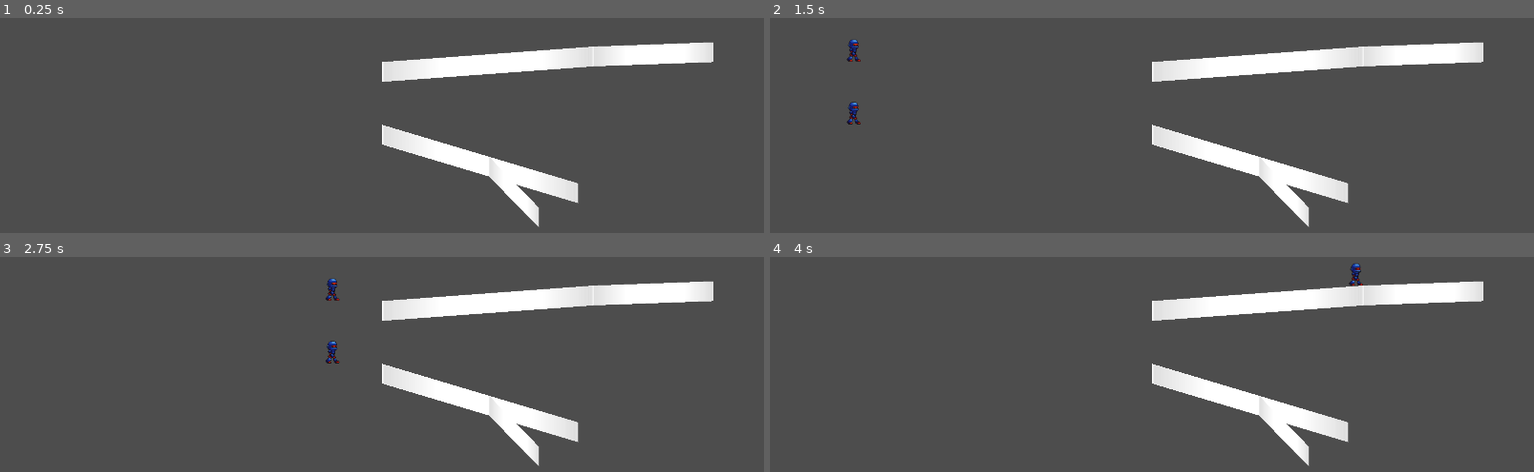
Above: before the commit, frames 1-4 (two rows, left to right).
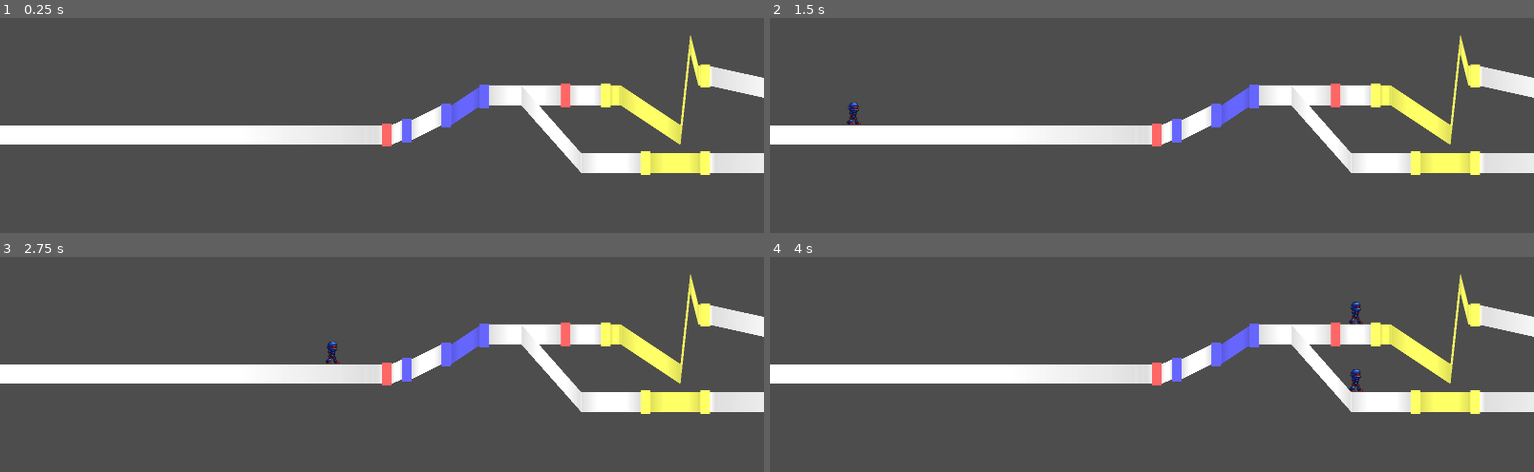
Above: after the commit, the same moments.

Repository: junu192857/Vexatonic-dash-2
Game: Godot game, scene res://Scenes/RhythmScene.tscn
Two runs of this game, one before a commit and one after it. Both use one fixed random seed, a clock stepped at 60 frames per second and the inputs below. Sound files missing from this copy of the repository are replaced by a short silence.
Inputs (mouse positions are in pixels of both pictures, inside the frame that each line leads up to):
- Up to frame 1 (0.25 s): no input
- Up to frame 2 (1.5 s): tap Enter at 0.5 s; move the mouse to (1320, 112) at 0.52 s; hold A (a) 0.53-1.25 s; click (1320, 112) at 0.67 s; tap D (d) at 0.8 s; tap Space at 1.25 s; drag from (999, 155) to (1113, 220) at 1.27 s
- Up to frame 3 (2.75 s): move the mouse to (458, 280) at 2.02 s; hold L (l) from 2.03 s (still down); click (458, 280) at 2.17 s; tap S (s) at 2.3 s
- Up to frame 4 (4 s): release L (l) at 2.75 s; drag from (1113, 459) to (922, 310) at 2.77 s; move the mouse to (1381, 437) at 3.52 s; hold A (a) from 3.53 s (still down); click (1381, 437) at 3.67 s; tap D (d) at 3.8 s

The runs differ from the first frame. In frame 1, 19% of the frame differs, in the area x 0-100%, y 7-98%; in frame 2, 19%; in frame 3, 19%; in frame 4, 19%, in the area x 0-100%, y 3-98%.

Commit message:
이분모함??

Diff:
--- a/vexatonic-dash-2/Scripts/EditorManager.gd
+++ b/vexatonic-dash-2/Scripts/EditorManager.gd
@@ -409,7 +409,3 @@
 		file.store_line("END")
 
 	quit_save_panel()
-
-
-func _on_button_7_pressed(extra_arg_0: int) -> void:
-	pass # Replace with function body.
--- a/vexatonic-dash-2/Scripts/RhythmManager.gd
+++ b/vexatonic-dash-2/Scripts/RhythmManager.gd
@@ -21,7 +21,7 @@
 	# ==== Parsing & Lanes, NoteDatas 정렬
 	print("START")
 	InputHandler.note_pressed.connect(_on_pressed)
-	ChartParser.parse("res://Charts/RealTest.csv", lanes, noteDatas)
+	ChartParser.parse("res://Charts/test.csv", lanes, noteDatas)
 	Lane.sort_lanes(lanes)
 	lane_index = 0
 	noteDatas.sort_custom(func(a: NoteData, b: NoteData):
Not shown: 1 places in vexatonic-dash-2/Prefabs/Note.tscn that only renumber resources
